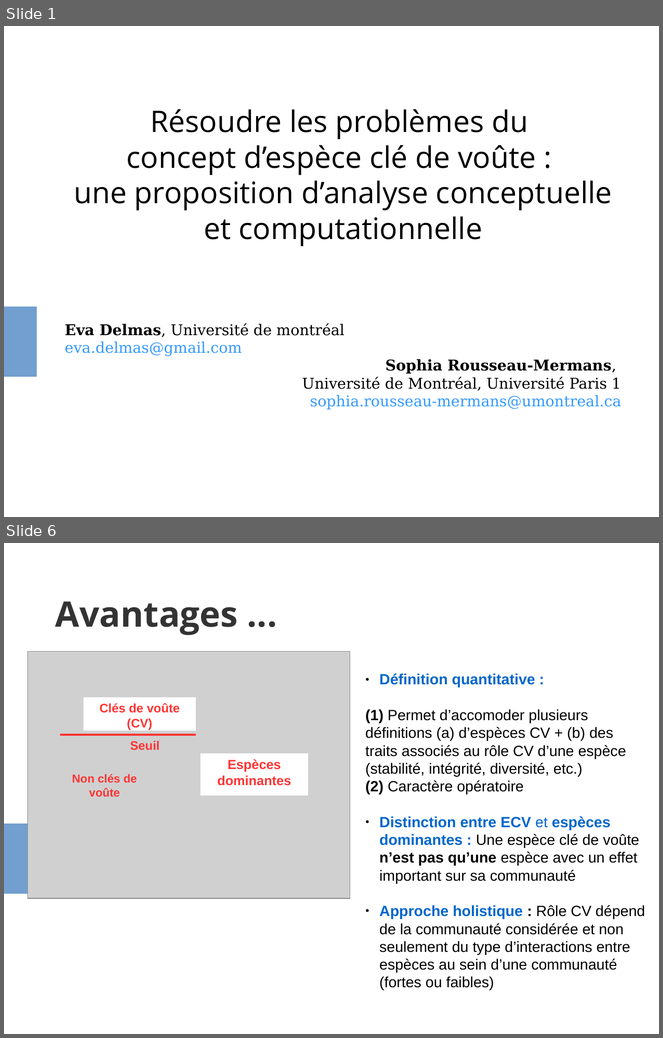
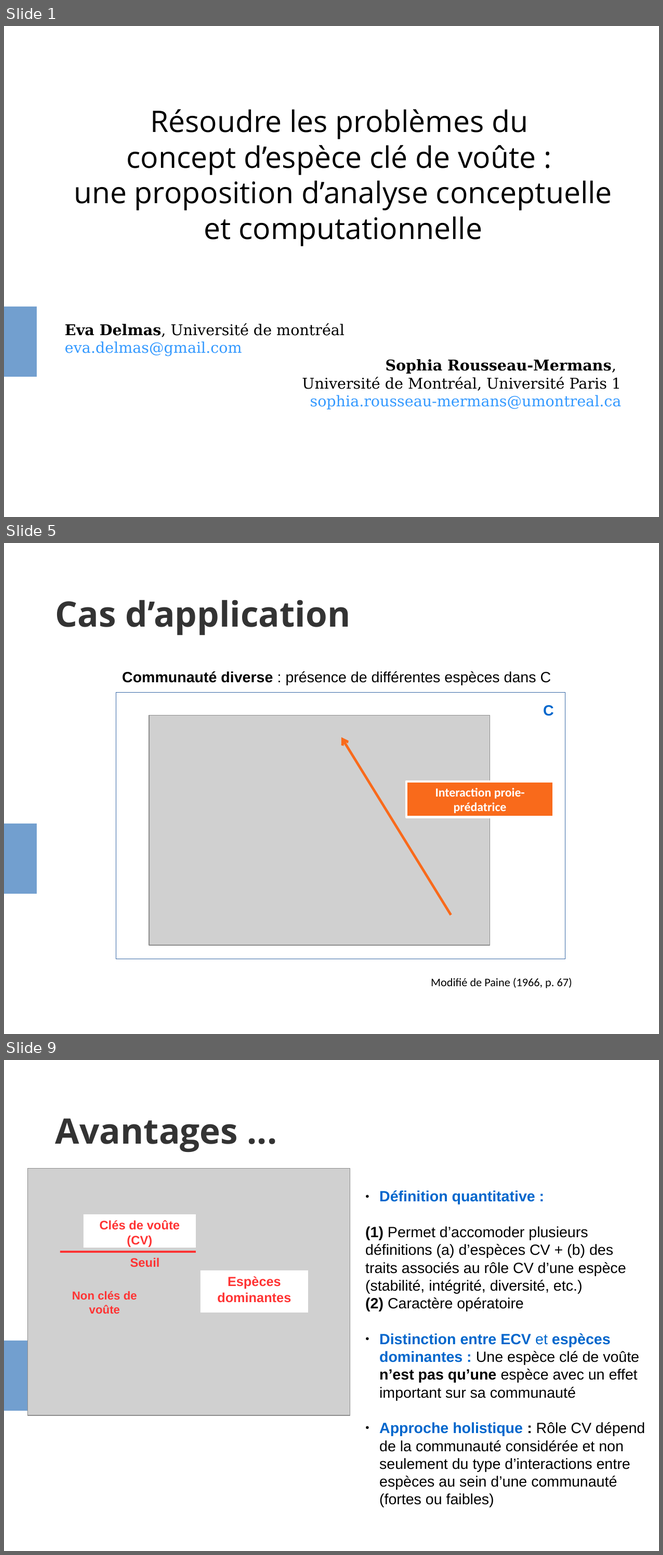
Before and after one commit to evadelmas/keystone_concept, a slide deck: presentation_LEIPS.odp. Shown one above the other, each under a label of ours: slides 1 and 6 before the commit, slides 1, 5 and 9 after it; the slides between them are not shown. The pictures are 663x1038 and 663x1555 pixels, drawn with LibreOffice and Linux fonts; fonts in the diff are those of the drawing; grey boxes stand for pictures. Boxes give left, top, right and bottom in pixels: in the first picture for what was removed or moved away, otherwise in the second. Text is boxed around its words. In the diff, an @@ line names an element or a change of style, - is before the commit and + after.

```diff
--- a/presentation_LEIPS.odp
+++ b/presentation_LEIPS.odp
@@ slide 5 added at bbox=[4, 543, 659, 1034], background #FFFFFF; not listed: 1 template element that a slide beside it also shows @@
@@ title added at bbox=[55, 600, 351, 636], 42.5 pt, text #333333, bold @@
+Cas d’application
@@ text added at bbox=[122, 671, 552, 685], 18 pt, text #000000 @@
+Communauté diverse : présence de différentes espèces dans C
@@ rectangle added at bbox=[116, 693, 566, 960], outline #3465A4 0 pt @@
@@ text added at bbox=[543, 705, 554, 716], 18 pt, text #0066CC, bold @@
+C
@@ picture added at bbox=[149, 716, 490, 945] @@
@@ arrow added from (451, 915) to (341, 737), #F96A1B 3 pt @@
@@ rectangle added at bbox=[406, 782, 554, 818], fill #F96A1B, outline #FFFFFF 3 pt, 15 pt, text #FFFFFF, bold @@
+Interaction proie-prédatrice
@@ text added at bbox=[431, 978, 572, 989], 14 pt, text #000000 @@
+Modifié de Paine (1966, p. 67)
@@ what was slide 6 is now slide 9 @@
```
Also in this commit, not shown: 4 slides changed, 2 other slides added, 1 other file.
